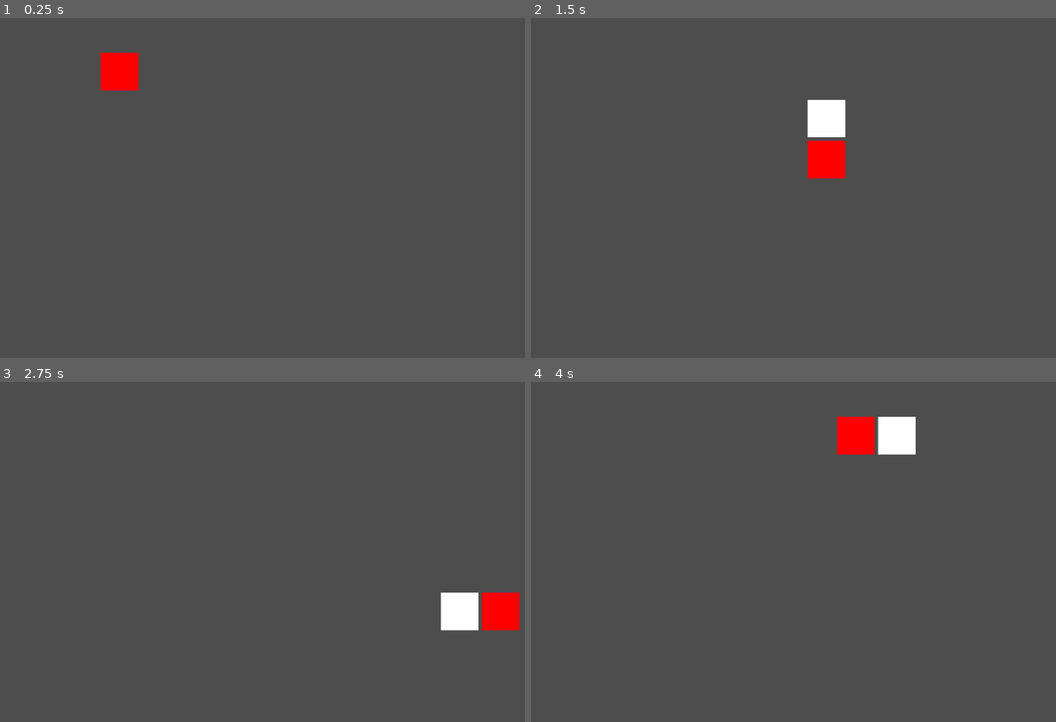
Above: before the commit, frames 1-4 (two rows, left to right).
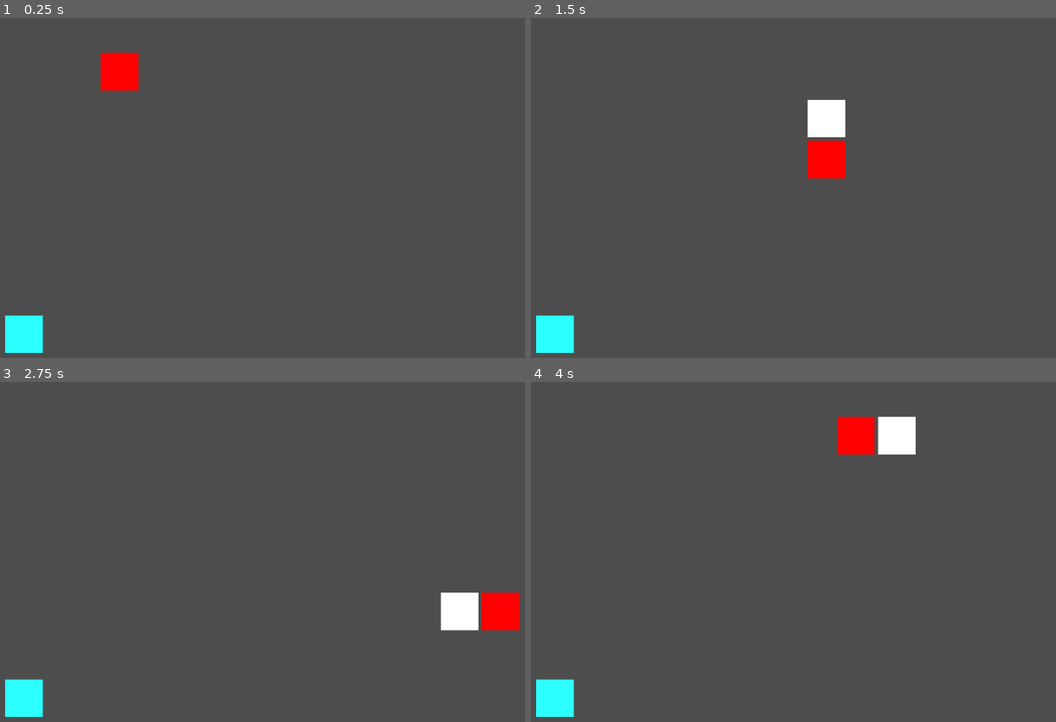
Above: after the commit, the same moments.

Repository: J-Abitria/2025-crimson-game-jam
Game: Godot game, scene res://PartyRoom.tscn
Two runs of this game, one before a commit and one after it. Both use one fixed random seed, a clock stepped at 60 frames per second and the inputs below.
Inputs:
- Up to frame 1 (0.25 s): no input
- Up to frame 2 (1.5 s): tap Enter at 0.5 s; hold D (moveRight) 0.53-1.28 s; tap E (interact) at 0.6, 1.35 s; hold S (moveDown) from 1.28 s (still down)
- Up to frame 3 (2.75 s): release S (moveDown) at 2.03 s; hold D (moveRight) from 2.03 s (still down); tap E (interact) at 2.1 s
- Up to frame 4 (4 s): release D (moveRight) at 2.78 s; hold W (moveUp) 2.78-3.53 s; tap E (interact) at 2.85, 3.6 s; hold A (moveLeft) from 3.53 s (still down)

The runs differ from the first frame. In frame 1, 0.8% of the frame differs, in the area x 0-9%, y 87-99%; in frame 2, 0.8%; in frame 3, 0.8%; in frame 4, 0.8%.

Commit message:
Starting progress on NPC follow path.

Diff:
--- a/2025-crimson-game-jam/PartyRoom.tscn
+++ b/2025-crimson-game-jam/PartyRoom.tscn
@@ -1,6 +1,7 @@
-[gd_scene load_steps=11 format=3 uid="uid://yoieidt4msl4"]
+[gd_scene load_steps=17 format=3 uid="uid://yoieidt4msl4"]
 
 [ext_resource type="Script" uid="uid://141yoj501ngr" path="res://Scripts/Player.gd" id="1_in1t5"]
+[ext_resource type="Script" uid="uid://dwbqxmhd5c6u" path="res://Scripts/NPCMovement.gd" id="2_udgup"]
 
 [sub_resource type="Gradient" id="Gradient_in1t5"]
 offsets = PackedFloat32Array(1)
@@ -28,6 +29,23 @@
 gradient = SubResource("Gradient_udgup")
 
 [sub_resource type="RectangleShape2D" id="RectangleShape2D_in1t5"]
+
+[sub_resource type="Gradient" id="Gradient_uxlj3"]
+offsets = PackedFloat32Array(1)
+colors = PackedColorArray(0.16862746, 1, 1, 1)
+
+[sub_resource type="GradientTexture2D" id="GradientTexture2D_8tyn0"]
+gradient = SubResource("Gradient_uxlj3")
+
+[sub_resource type="RectangleShape2D" id="RectangleShape2D_2o3f8"]
+
+[sub_resource type="RectangleShape2D" id="RectangleShape2D_qfhhg"]
+
+[sub_resource type="Curve2D" id="Curve2D_dp8mp"]
+_data = {
+"points": PackedVector2Array(0, 0, 0, 0, 4, 2, 0, 0, 0, 0, 1010, 2)
+}
+point_count = 2
 
 [node name="Node2D" type="Node2D"]
 
@@ -98,3 +116,27 @@
 [node name="CollisionShape2D" type="CollisionShape2D" parent="ShortWall2"]
 scale = Vector2(3.2033918, 3.2799997)
 shape = SubResource("RectangleShape2D_in1t5")
+
+[node name="NPC" type="CharacterBody2D" parent="."]
+position = Vector2(64, 593)
+script = ExtResource("2_udgup")
+
+[node name="Sprite2D" type="Sprite2D" parent="NPC"]
+texture = SubResource("GradientTexture2D_8tyn0")
+
+[node name="CollisionShape2D" type="CollisionShape2D" parent="NPC"]
+scale = Vector2(3.25, 3.25)
+shape = SubResource("RectangleShape2D_2o3f8")
+
+[node name="Area2D" type="Area2D" parent="NPC"]
+
+[node name="CollisionShape2D" type="CollisionShape2D" parent="NPC/Area2D"]
+scale = Vector2(4.5, 4.5)
+shape = SubResource("RectangleShape2D_qfhhg")
+debug_color = Color(0.8224145, 0.0017196154, 0.96264964, 0.41960785)
+
+[node name="Path2D" type="Path2D" parent="NPC"]
+curve = SubResource("Curve2D_dp8mp")
+
+[node name="PathFollow2D" type="PathFollow2D" parent="NPC/Path2D"]
+position = Vector2(4, 2)
--- /dev/null
+++ b/2025-crimson-game-jam/Scripts/NPCMovement.gd
@@ -0,0 +1,10 @@
+class_name NPC extends Node2D
+
+@export var npcSpeed: int = 100
+var pathData: PathFollow2D
+
+func _ready():
+	pathData = get_node("Path2D/PathFollow2D")
+
+func _process(delta):
+	pathData.progress += npcSpeed * delta
Not shown, added: 2025-crimson-game-jam/Scripts/NPCMovement.gd.uid
